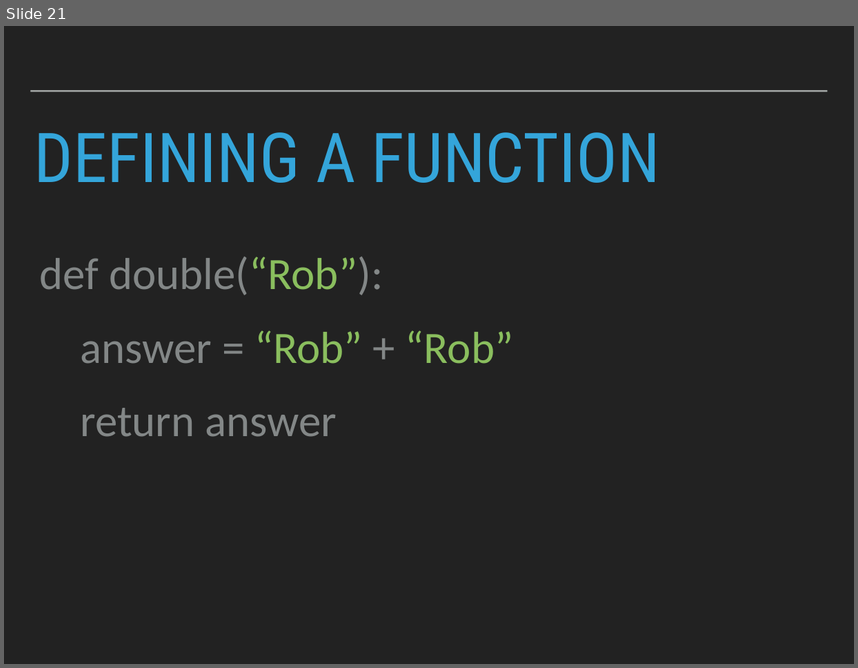
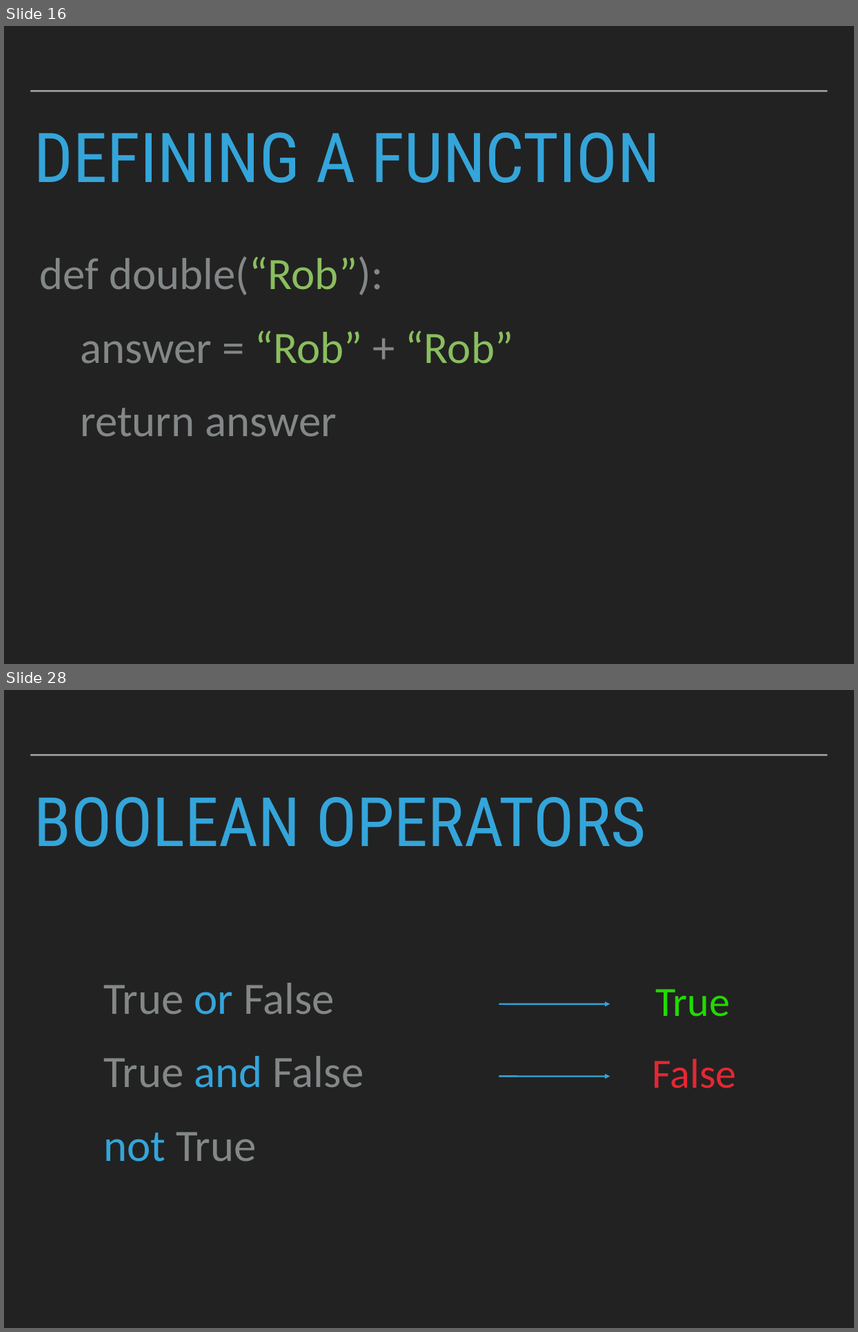
Before and after one commit to robcarrington/python-for-data-science, a slide deck: Session3/Session3_Slides.pptx. Shown one above the other, each under a label of ours: slide 21 before the commit, slides 16 and 28 after it; the slides between them are not shown. The pictures are 858x668 and 858x1332 pixels, drawn with LibreOffice and Linux fonts; fonts in the diff are those of the drawing. Boxes give left, top, right and bottom in pixels: in the first picture for what was removed or moved away, otherwise in the second. Text is boxed around its words. In the diff, an @@ line names an element or a change of style, - is before the commit and + after.

```diff
--- a/Session3/Session3_Slides.pptx
+++ b/Session3/Session3_Slides.pptx
@@ slide 28 added at bbox=[4, 690, 854, 1328], background #222222; not listed: 1 template element that a slide beside it also shows @@
@@ title added at bbox=[34, 797, 646, 847], 82 pt, text #34A5DA @@
+BOOLEAN OPERATORS
@@ text added at bbox=[103, 983, 364, 1161], 54 pt, text #838787 @@
+True or False
+True and False
+not True
@@ text added at bbox=[655, 989, 730, 1016], 50 pt, text #22DA00 @@
+True
@@ arrow added from (499, 1004) to (611, 1004), #34A5DA 2 pt @@
@@ text added at bbox=[652, 1058, 736, 1088], 50 pt, text #E42832 @@
+False
@@ arrow added from (499, 1076) to (611, 1076), #34A5DA 2 pt @@
@@ what was slide 21 is now slide 16 @@
```
Also in this commit, not shown: 8 slides changed, 24 other slides added, 54 slides removed, 5 other files.
